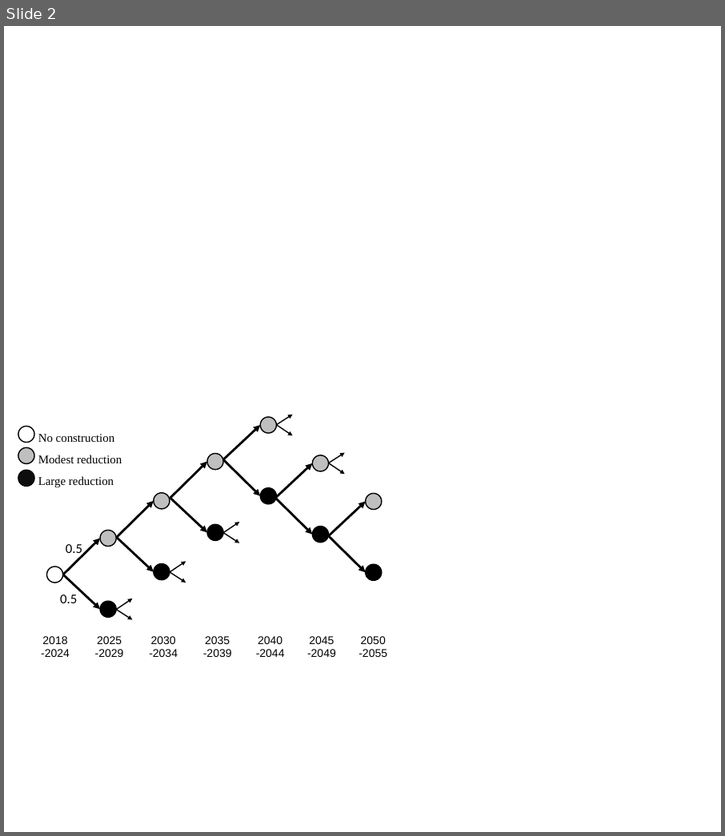
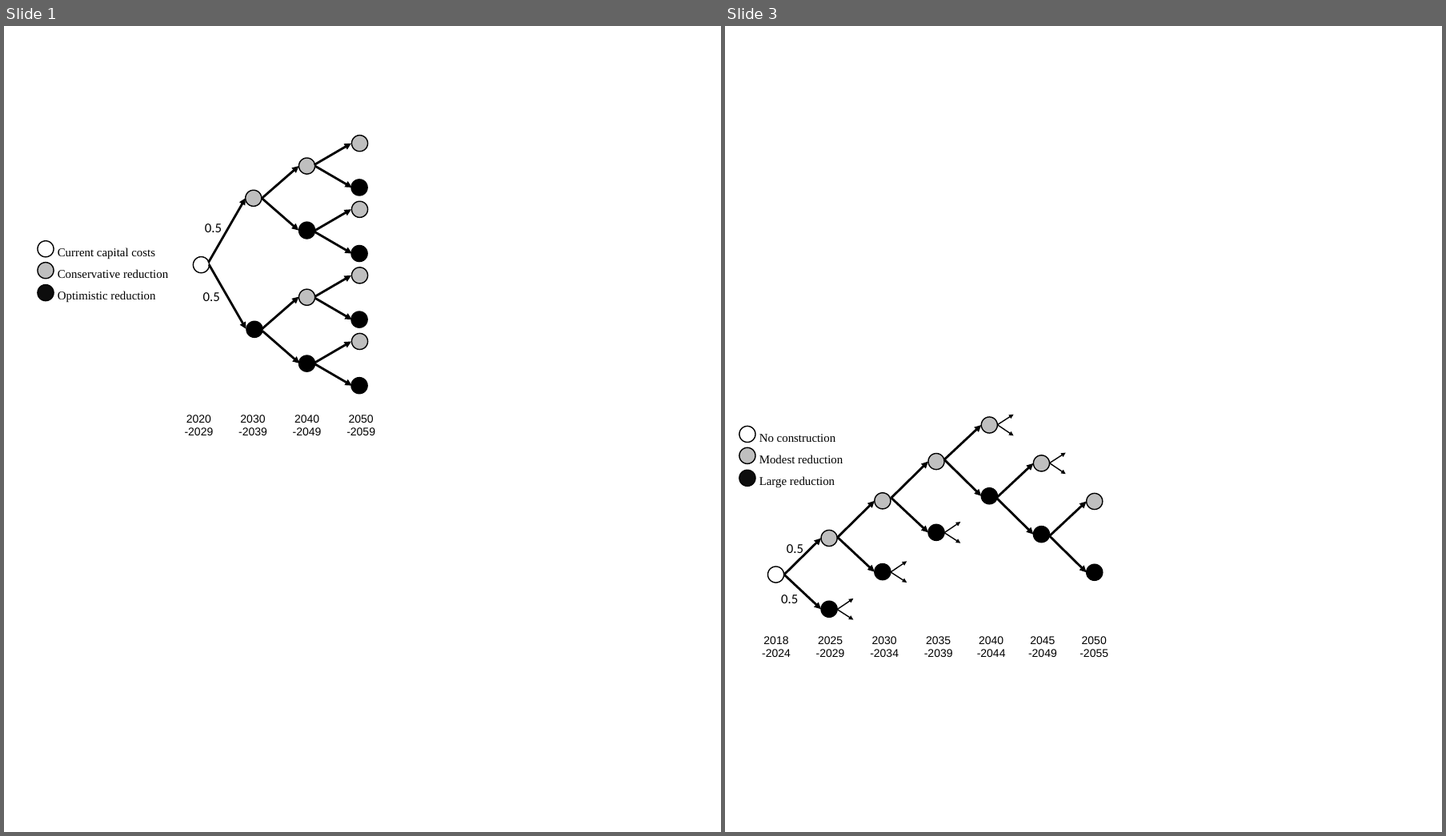
Before and after one commit to coopercenter/temoatools, a slide deck: projects/va_stoch/data/scenario_tree.pptx. Shown side by side, each under a label of ours: slide 2 before the commit, slides 1 and 3 after it; the slides between them are not shown. The pictures are 725x836 and 1446x836 pixels, drawn with LibreOffice and Linux fonts; fonts in the diff are those of the drawing. Boxes give left, top, right and bottom in pixels: in the first picture for what was removed or moved away, otherwise in the second. Text is boxed around its words. In the diff, an @@ line names an element or a change of style, - is before the commit and + after.

```diff
--- a/projects/va_stoch/data/scenario_tree.pptx
+++ b/projects/va_stoch/data/scenario_tree.pptx
@@ slide 1 added at [4, 26, 721, 832], background #FFFFFF @@
@@ arrow added from (262, 199) to (298, 166), #000000 3 pt @@
@@ ellipse added at [298, 158, 315, 175], fill #BFBFBF, outline #000000 1.5 pt @@
@@ group added at [314, 135, 368, 196]: 2 ellipses, 2 arrows @@
@@ ellipse added at [246, 190, 262, 206], fill #BFBFBF, outline #000000 1.5 pt @@
@@ arrow added from (208, 263) to (246, 198), #000000 3 pt @@
@@ arrow added from (262, 198) to (298, 230), #000000 3 pt @@
@@ ellipse added at [38, 241, 54, 257], outline #000000 1.5 pt @@
@@ text added at [205, 224, 222, 232], 18 pt, text #000000 @@
+0.5
@@ ellipse added at [298, 222, 315, 239], fill #000000, outline #000000 1.5 pt @@
@@ group added at [314, 201, 368, 261]: 2 ellipses, 2 arrows @@
@@ ellipse added at [38, 263, 54, 279], fill #BFBFBF, outline #000000 1.5 pt @@
@@ text added at [58, 248, 168, 303], 16 pt, text #000000 @@
+Current capital costs
+Conservative reduction
+Optimistic reduction
@@ ellipse added at [194, 257, 210, 273], outline #000000 1.5 pt @@
@@ arrow added from (209, 264) to (246, 329), #000000 3 pt @@
@@ ellipse added at [38, 284, 54, 300], fill #0D0D0D, outline #000000 1.5 pt @@
@@ ellipse added at [298, 289, 315, 306], fill #BFBFBF, outline #000000 1.5 pt @@
@@ text added at [203, 292, 220, 301], 18 pt, text #000000 @@
+0.5
@@ arrow added from (262, 329) to (298, 297), #000000 3 pt @@
@@ group added at [314, 268, 368, 328]: 2 ellipses, 2 arrows @@
@@ ellipse added at [246, 321, 262, 337], fill #000000, outline #000000 1.5 pt @@
@@ arrow added from (262, 332) to (300, 364), #000000 3 pt @@
@@ ellipse added at [298, 356, 315, 372], fill #000000, outline #000000 1.5 pt @@
@@ group added at [314, 333, 368, 394]: 2 ellipses, 2 arrows @@
@@ table added at [172, 411, 389, 443], 1 rows, 4 columns @@
+2020 / -2029 | 2030 / -2039 | 2040 / -2049 | 2050 / -2059
@@ what was slide 2 is now slide 3 @@
```
Also in this commit, not shown: 1 slide changed, 12 other files.
